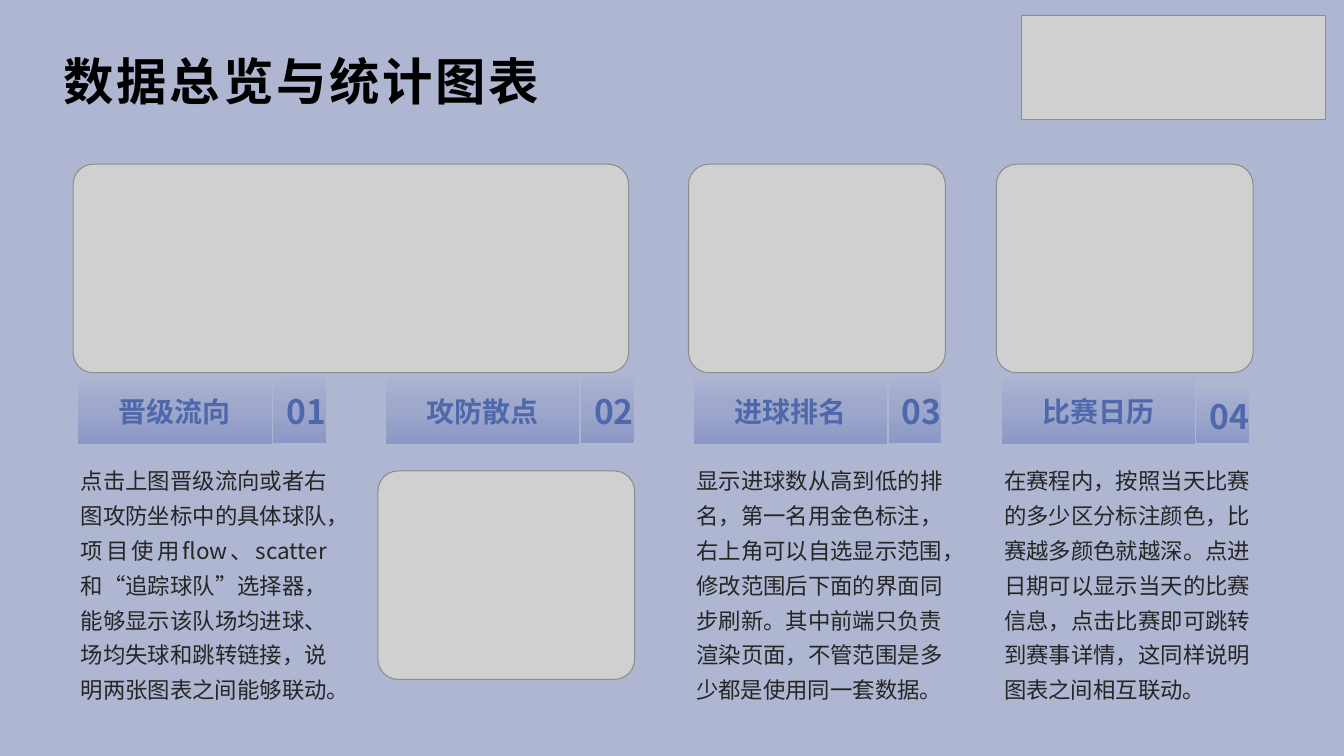
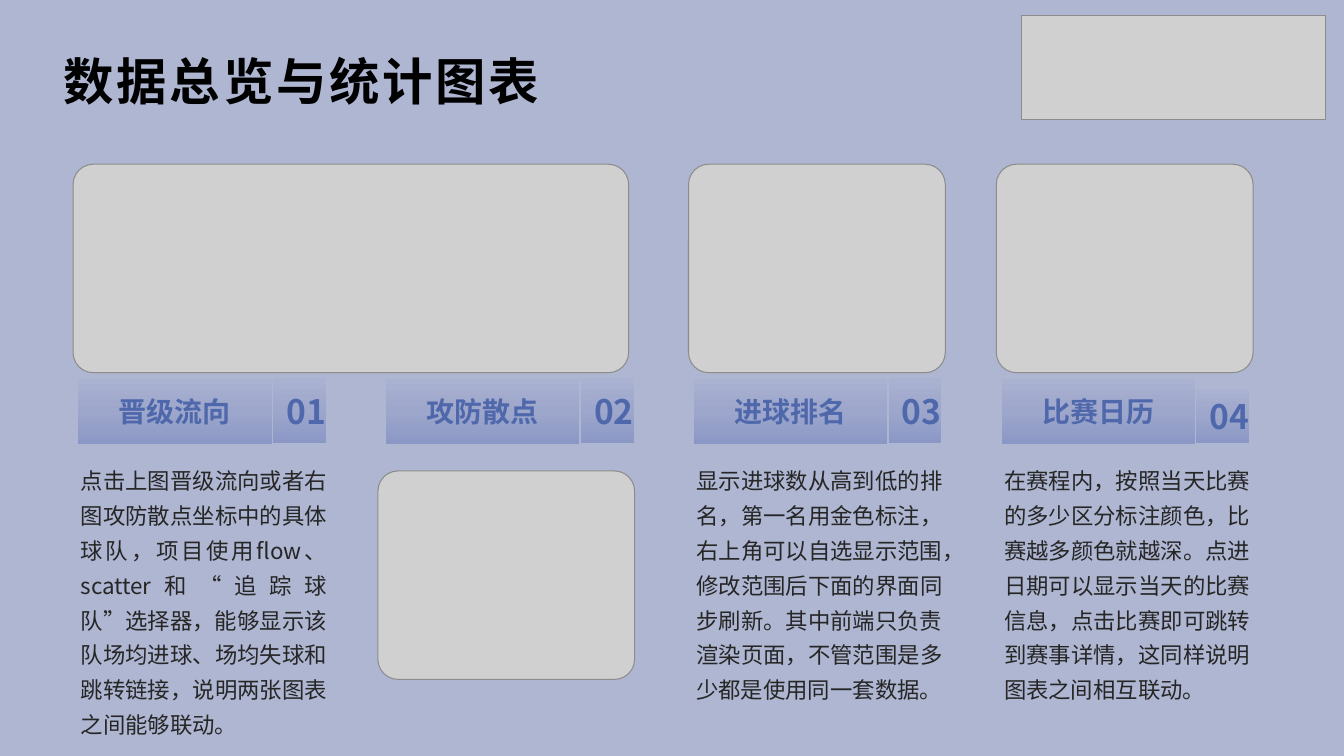
Before and after one commit to fengmian-coder/ITDB2026, a slide deck: slide 17 of data/team/62d791ac9ead14fb51f828a4452d259d.pptx. Drawn at 1344x756 pixels with LibreOffice and Linux fonts; fonts in the diff are those of the drawing; grey boxes stand for pictures. Boxes give left, top, right and bottom in pixels: in the first picture for what was removed or moved away, otherwise in the second. Text is boxed around its words. In the diff, an @@ line names an element or a change of style, - is before the commit and + after.

```diff
--- a/data/team/62d791ac9ead14fb51f828a4452d259d.pptx
+++ b/data/team/62d791ac9ead14fb51f828a4452d259d.pptx
@@ text at (81, 470, 327, 735): text changed @@
-点击上图晋级流向或者右图攻防坐标中的具体球队，项目使用flow、scatter和“追踪球队”选择器，能够显示该队场均进球、场均失球和跳转链接，说明两张图表之间能够联动。
+点击上图晋级流向或者右图攻防散点坐标中的具体球队，项目使用flow、scatter和“追踪球队”选择器，能够显示该队场均进球、场均失球和跳转链接，说明两张图表之间能够联动。
```
Also in this commit, not shown: 7 other slides changed, 2 other files.
